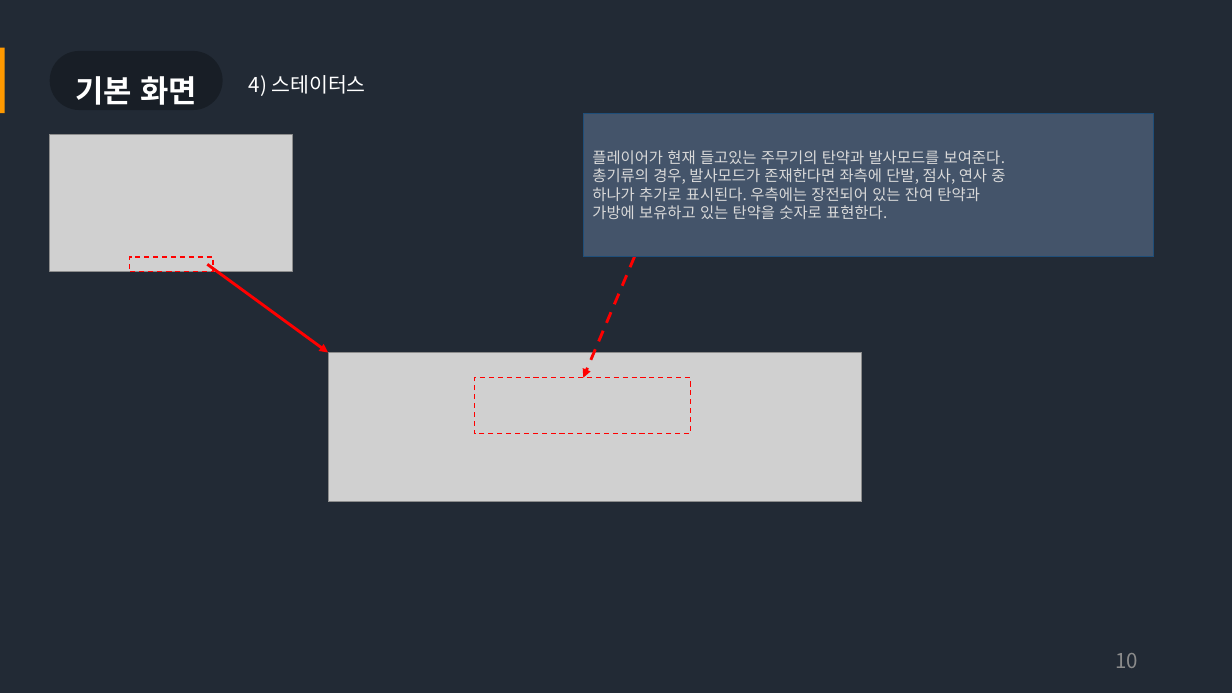
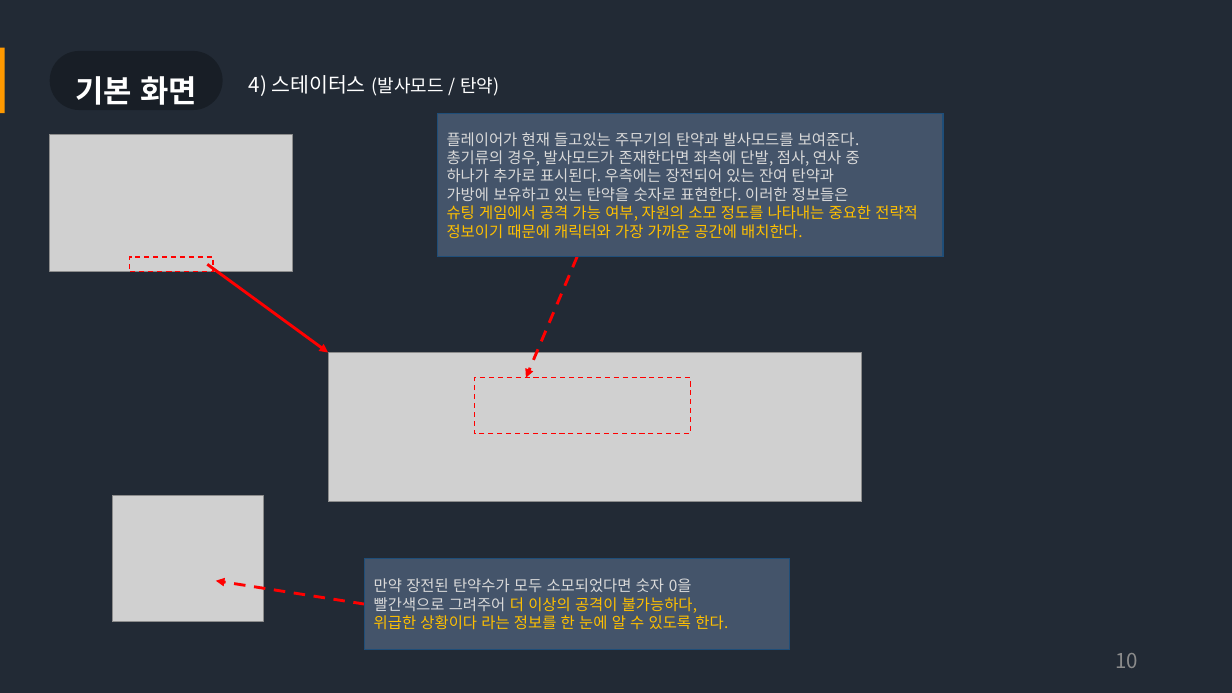
Before and after one commit to Bumizi/GameDesign, a slide deck: slide 10 of 3-1 기획 포트폴리오 작성/PUBG 전투 UI 역기획서.pptx. Drawn at 1232x693 pixels with LibreOffice and Linux fonts; fonts in the diff are those of the drawing; grey boxes stand for pictures. Boxes give left, top, right and bottom in pixels: in the first picture for what was removed or moved away, otherwise in the second. Text is boxed around its words. In the diff, an @@ line names an element or a change of style, - is before the commit and + after.

```diff
--- a/3-1 기획 포트폴리오 작성/PUBG 전투 UI 역기획서.pptx
+++ b/3-1 기획 포트폴리오 작성/PUBG 전투 UI 역기획서.pptx
@@ text at [249, 75, 499, 96]: text changed; size 16 to 14 pt @@
-4) 스테이터스
+4) 스테이터스 (발사모드 / 탄약)
@@ rectangle "플레이어가 현재 들고있는 주무기의 탄약과 ...": place and size @@
-rectangle "플레이어가 현재 들고있는 주무기의 탄약과 ..." at [583, 114, 1153, 257]
+rectangle "플레이어가 현재 들고있는 주무기의 탄약과 ..." at [437, 114, 943, 257]
@@ text in rectangle at [447, 187, 917, 238]: text changed; text colour #D9D9D9 to #FFC000 @@
-가방에 보유하고 있는 탄약을 숫자로 표현한다.
+가방에 보유하고 있는 탄약을 숫자로 표현한다. 이러한 정보들은
+슈팅 게임에서 공격 가능 여부, 자원의 소모 정도를 나타내는 중요한 전략적 정보이기 때문에 캐릭터와 가장 가까운 공간에 배치한다.
@@ arrow moved from (635, 257) - (583, 378) to (578, 257) - (526, 378) @@
@@ picture added at [112, 495, 262, 622] @@
@@ rectangle added at [365, 559, 790, 650], fill #44546A, outline #1F4E79 1 pt, 12 pt, text #FFC000 @@
+만약 장전된 탄약수가 모두 소모되었다면 숫자 0을
+빨간색으로 그려주어 더 이상의 공격이 불가능하다,
+위급한 상황이다 라는 정보를 한 눈에 알 수 있도록 한다.
@@ arrow added from (365, 604) to (216, 581), #FF0000 2.25 pt dashed @@
```
Also in this commit, not shown: 1 other slide changed, 2 slides added.
